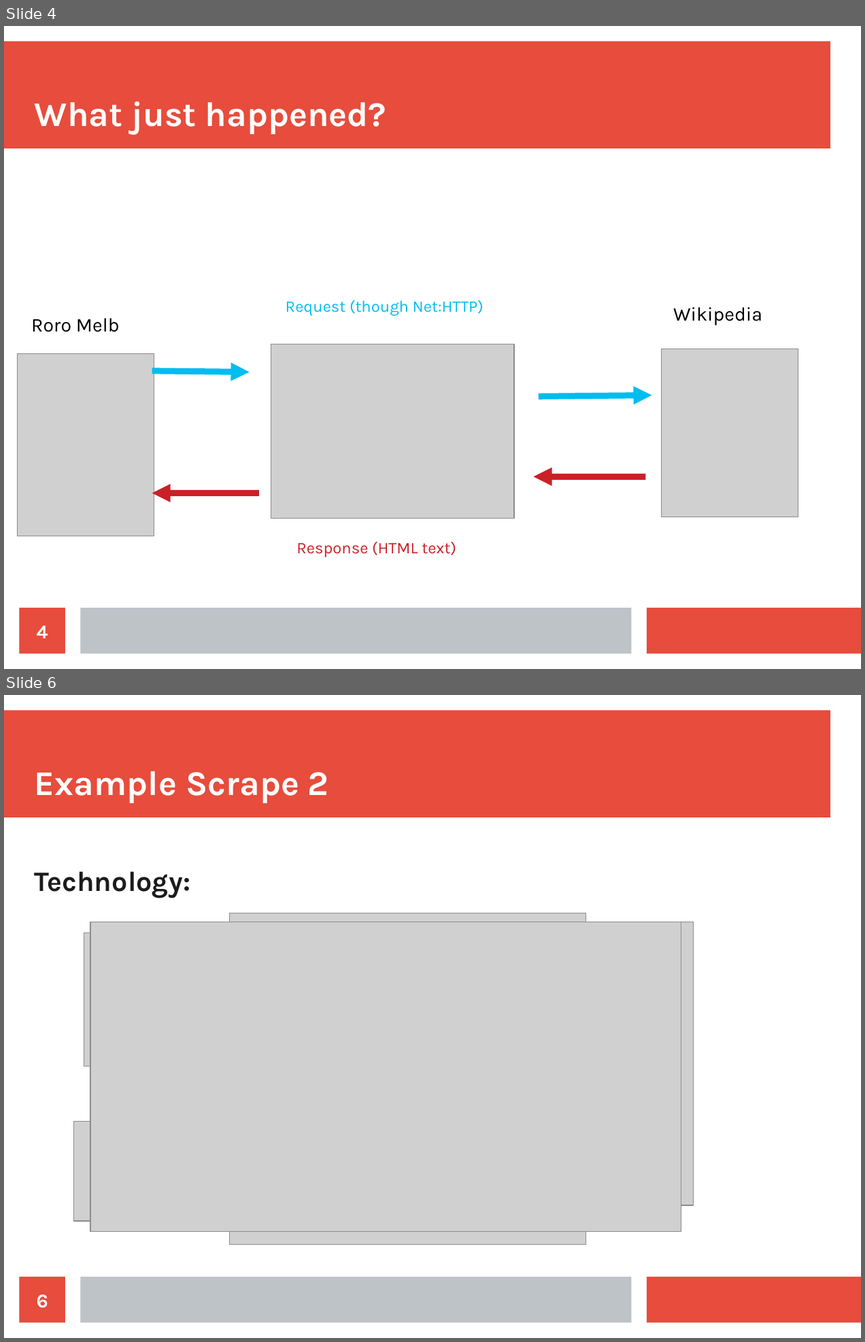
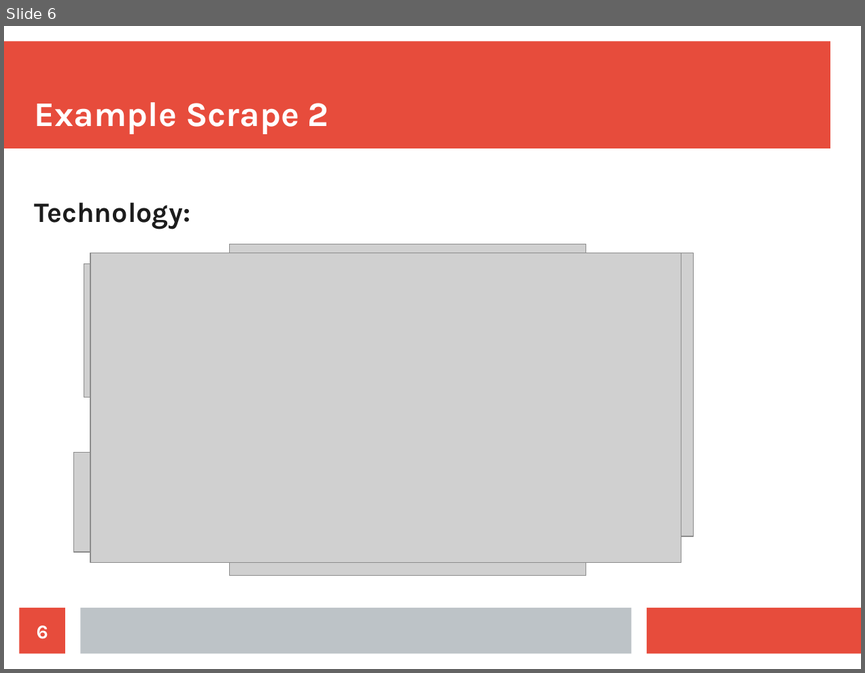
Before and after one commit to Lewington-pitsos/web_scraping_presentation, a slide deck: web_scraping.odp. Shown one above the other, each under a label of ours: slides 4 and 6 before the commit, slide 6 after it; the slides between them are not shown. The pictures are 865x1342 and 865x673 pixels, drawn with LibreOffice and Linux fonts; fonts in the diff are those of the drawing; grey boxes stand for pictures. Boxes give left, top, right and bottom in pixels: in the first picture for what was removed or moved away, otherwise in the second. Text is boxed around its words. In the diff, an @@ line names an element or a change of style, - is before the commit and + after.

```diff
--- a/web_scraping.odp
+++ b/web_scraping.odp
@@ slide 4 removed at (4,26,861,669), background #FFFFFF; not listed: 3 template elements that a slide beside it also shows @@
@@ title removed at (35,101,386,134) @@
-What just happened?
@@ text removed at (286,300,483,316) @@
-Request (though Net:HTTP)
@@ text removed at (673,307,762,325) @@
-Wikipedia
@@ text removed at (31,318,120,332) @@
-Roro Melb
@@ picture removed at (271,344,514,518) @@
@@ picture removed at (662,349,799,516) @@
@@ picture removed at (17,353,154,535) @@
@@ arrow removed from (152, 371) to (249, 372) @@
@@ arrow removed from (539, 396) to (651, 395) @@
@@ arrow removed from (259, 493) to (152, 493) @@
@@ arrow removed from (645, 476) to (534, 476) @@
@@ text removed at (296,541,456,557) @@
-Response (HTML text)
@@ page number removed at (20,607,65,654) @@
-4
```
Also in this commit, not shown: 3 slides changed, 3 slides added, 3 other slides removed, 26 other files.
